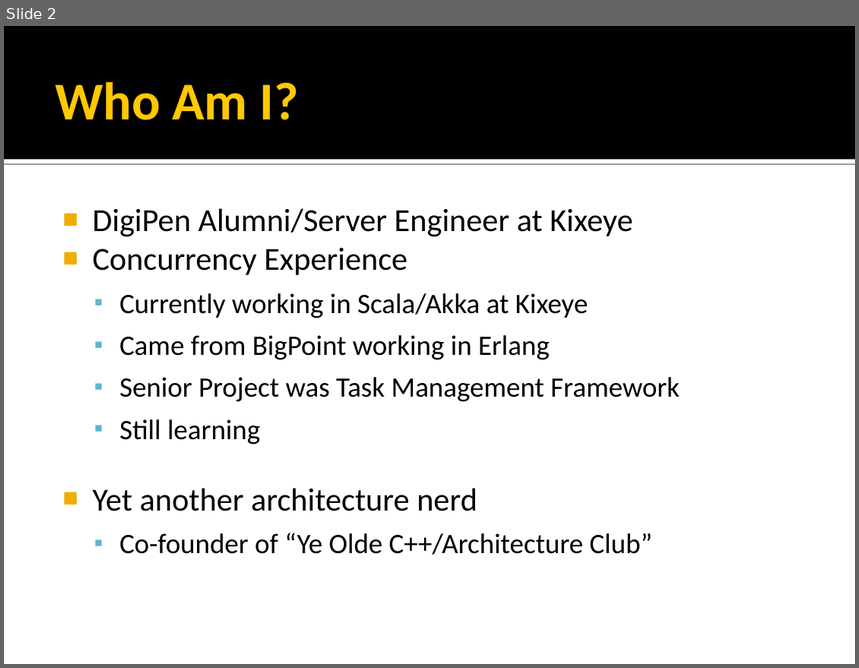
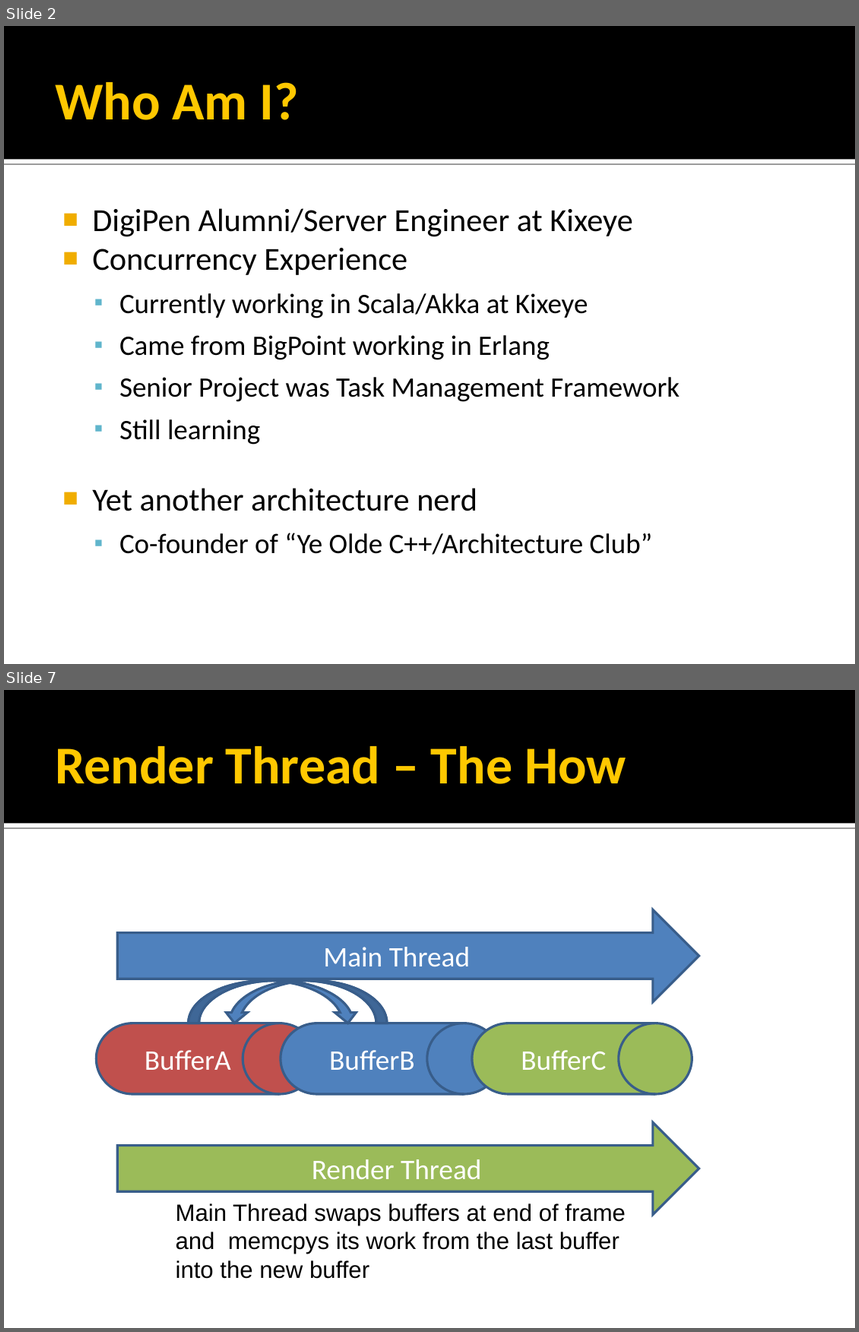
Before and after one commit to rmeisler/example_code, a slide deck: Concurrency Strategies.ppt. Shown one above the other, each under a label of ours: slide 2 before the commit, slides 2 and 7 after it; the slides between them are not shown. The pictures are 859x668 and 859x1332 pixels, drawn with LibreOffice and Linux fonts; fonts in the diff are those of the drawing. Boxes give left, top, right and bottom in pixels: in the first picture for what was removed or moved away, otherwise in the second. Text is boxed around its words. In the diff, an @@ line names an element or a change of style, - is before the commit and + after.

```diff
--- a/Concurrency Strategies.ppt
+++ b/Concurrency Strategies.ppt
@@ slide 7 added at (4,690,855,1328), background #FFFFFF; not listed: 2 template elements that a slide beside it also shows @@
@@ title added at (55,746,626,784), 45 pt, text #FFC800, bold @@
+Render Thread – The How
@@ right arrow added at (117,910,699,1002), fill #4F81BD, outline #385D8A 2.01 pt, 24 pt, text #FFFFFF @@
+Main Thread
@@ freeform shape added at (189,981,359,1024), fill #4F81BD, outline #385D8A 2.01 pt @@
@@ freeform shape added at (224,981,387,1024), fill #4F81BD, outline #385D8A 2.01 pt @@
@@ flow chart magnetic drum added at (96,1024,316,1094), fill #C0504D, outline #385D8A 2.01 pt, 24 pt, text #FFFFFF @@
+BufferA
@@ flow chart magnetic drum added at (281,1024,500,1094), fill #4F81BD, outline #385D8A 2.01 pt, 24 pt, text #FFFFFF @@
+BufferB
@@ flow chart magnetic drum added at (472,1024,692,1094), fill #9BBB59, outline #385D8A 2.01 pt, 24 pt, text #FFFFFF @@
+BufferC
@@ right arrow added at (117,1122,699,1214), fill #9BBB59, outline #385D8A 2.01 pt, 24 pt, text #FFFFFF @@
+Render Thread
@@ text added at (176,1204,626,1279), 20 pt, text #000000 @@
+Main Thread swaps buffers at end of frame and memcpys its work from the last buffer into the new buffer
```
Also in this commit, not shown: 3 slides changed, 41 other slides added, 19 slides removed, 17 other files.
